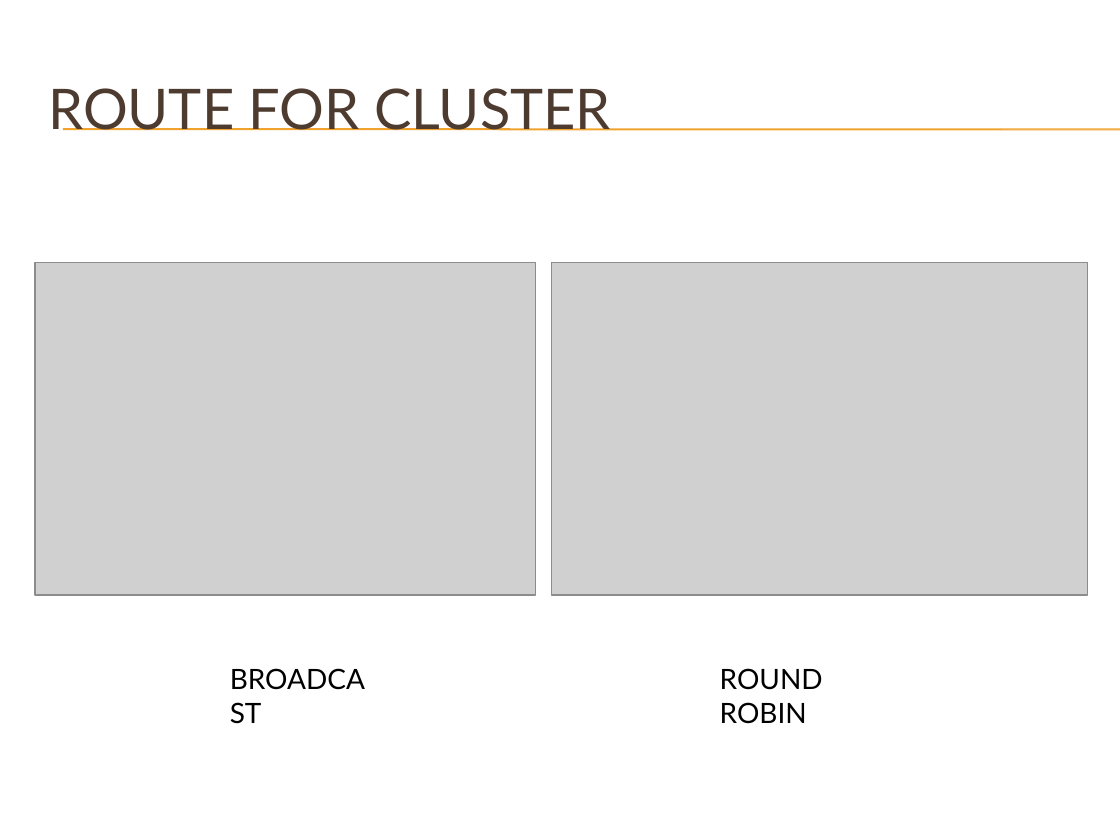
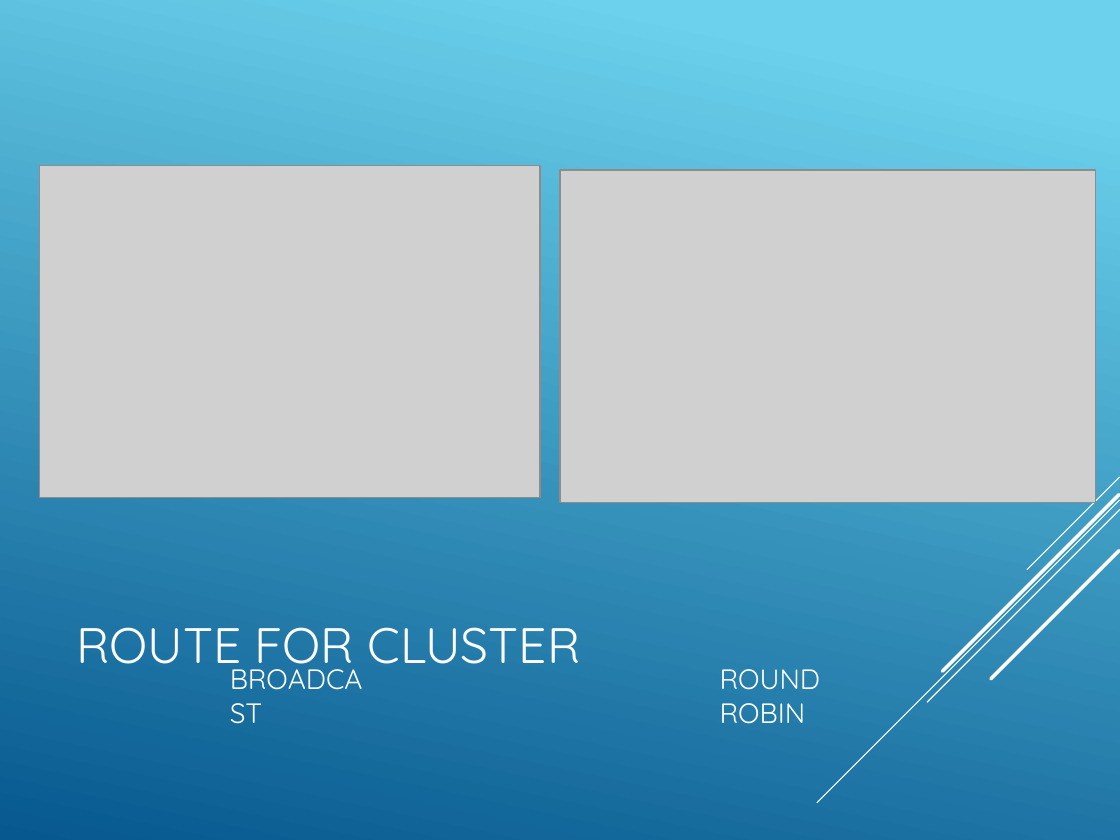
Before and after one commit to psmon/AkkaNetTest, a slide deck: slide 9 of AkkaForMicroService.pptx. Drawn at 1120x840 pixels with LibreOffice and Linux fonts; fonts in the diff are those of the drawing; grey boxes stand for pictures; background and template pictures are left out. Boxes give left, top, right and bottom in pixels: in the first picture for what was removed or moved away, otherwise in the second. Text is boxed around its words. In the diff, an @@ line names an element or a change of style, - is before the commit and + after.

```diff
--- a/AkkaForMicroService.pptx
+++ b/AkkaForMicroService.pptx
@@ background picture (left out) to gradient #6ED2EB to #06588E @@
@@ line removed from (63, 129) to (1120, 129) @@
@@ line removed from (63, 130) to (1120, 130) @@
@@ picture: place and size @@
-picture at [35,262,535,595]
+picture at [39,166,540,498]
@@ picture: place and size @@
-picture at [551,262,1088,595]
+picture at [560,170,1096,503]
@@ title "ROUTE FOR CLUSTER": place and size @@
-title "ROUTE FOR CLUSTER" at [48,88,611,131]
+title "ROUTE FOR CLUSTER" at [77,627,581,677]
@@ title "ROUTE FOR CLUSTER" at [77,627,581,677]: size 36 to 32 pt, font Lato to Quicksand, text colour #4E3B30 to #FFFFFF @@
@@ group added at [818,477,1120,803]: 5 lines @@
@@ text "BROADCAST" at [218,656,386,701]: font Lato to Quicksand, text colour #000000 to #FFFFFF @@
@@ text "ROUND ROBIN" at [720,669,820,724]: font Lato to Quicksand, text colour #000000 to #FFFFFF @@
```
Also in this commit, not shown: 9 other slides changed, 1 slide added, 1 slide removed, 5 other files.
